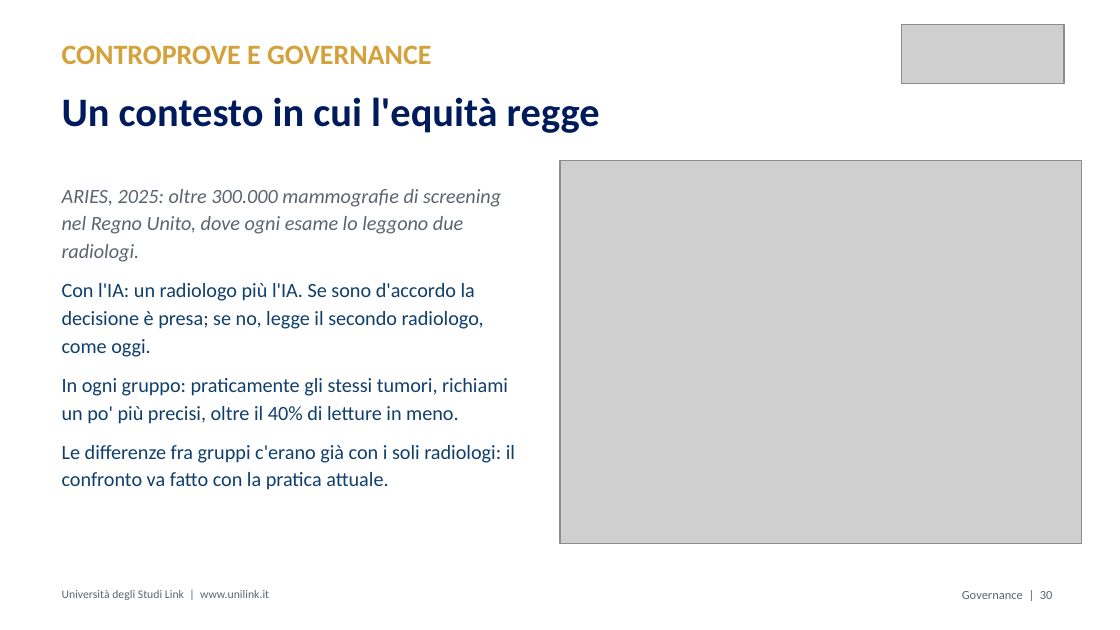
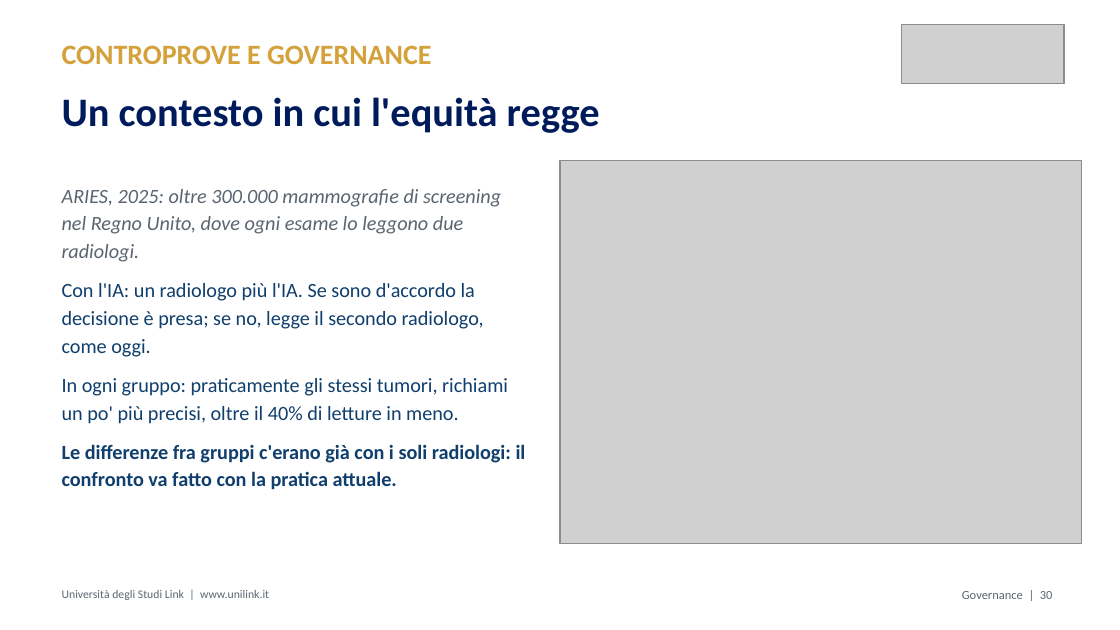
Before and after one commit to MicheleFerramola00/lezioni, a slide deck: slide 36 of slide/M2.4_Ferramola_slide.pptx. Drawn at 1120x630 pixels with LibreOffice and Linux fonts; fonts in the diff are those of the drawing; grey boxes stand for pictures. Boxes give left, top, right and bottom in pixels: in the first picture for what was removed or moved away, otherwise in the second. Text is boxed around its words. In the diff, an @@ line names an element or a change of style, - is before the commit and + after.

```diff
--- a/slide/M2.4_Ferramola_slide.pptx
+++ b/slide/M2.4_Ferramola_slide.pptx
@@ text at (x1=62, y1=444, x2=526, y2=490): bold on in "Le differenze fra gruppi c'erano già con ..." @@
```
Also in this commit, not shown: 7 other slides changed, 2 other files.
